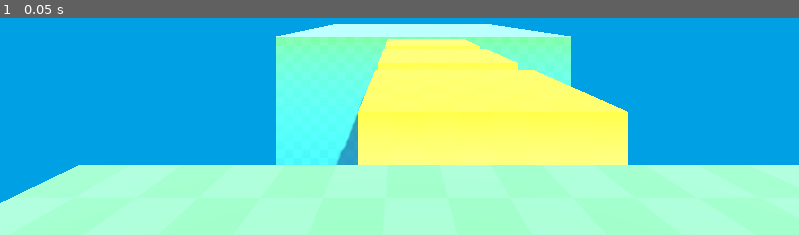
Above: before the commit, frame 1.
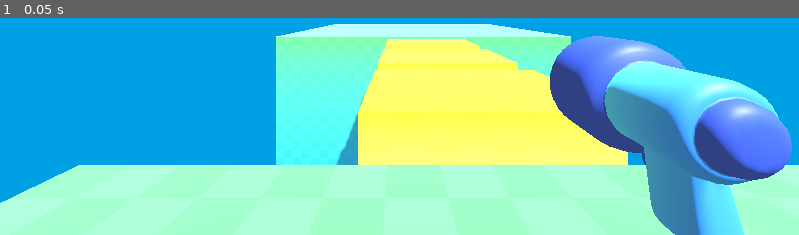
Above: after the commit, the same moment.

Repository: nesherson/survivor-arena-fps
Game: Godot game, scene res://level/temporary_level.tscn
The game is run twice, just before and just after one commit, with the same random seed, the same clock (stepped at 60 frames per second) and the same inputs. Before the commit the project has no main scene; this scene is started directly in both runs.
Inputs:
- Up to frame 1 (0.05 s): no input

The runs differ from the first frame. In frame 1, 16% of the frame differs, in the area x 68-100%, y 8-100%.

Commit message:
Add gun to the player

Diff:
--- a/project.godot
+++ b/project.godot
@@ -11,5 +11,6 @@
 [application]
 
 config/name="Survivor Arena FPS"
+run/main_scene="uid://dp7sxe5xl5shk"
 config/features=PackedStringArray("4.4", "Forward Plus")
 config/icon="res://icon.svg"
--- a/scenes/player/player.tscn
+++ b/scenes/player/player.tscn
@@ -1,11 +1,8 @@
-[gd_scene load_steps=4 format=3 uid="uid://c6eftswfesm4c"]
+[gd_scene load_steps=3 format=3 uid="uid://c6eftswfesm4c"]
+
+[ext_resource type="PackedScene" uid="uid://c3jwe24smtgn2" path="res://player/simple_gun/gun_model.glb" id="1_8afob"]
 
 [sub_resource type="CapsuleShape3D" id="CapsuleShape3D_x7p2l"]
-
-[sub_resource type="CapsuleMesh" id="CapsuleMesh_x7p2l"]
-
-[sub_resource type="BoxMesh" id="BoxMesh_x7p2l"]
-size = Vector3(0.3, 0.3, 1)
 
 [node name="CharacterBody3D" type="CharacterBody3D"]
 
@@ -16,11 +13,5 @@
 [node name="Camera3D" type="Camera3D" parent="."]
 transform = Transform3D(1, 0, 0, 0, 1, 0, 0, 0, 1, 0, 1.50122, 0)
 
-[node name="MeshInstance3D" type="MeshInstance3D" parent="."]
-transform = Transform3D(1, 0, 0, 0, 1, 0, 0, 0, 1, 0, 1, 0)
-mesh = SubResource("CapsuleMesh_x7p2l")
-
-[node name="MeshInstance3D2" type="MeshInstance3D" parent="."]
-transform = Transform3D(1, 0, 0, 0, 1, 0, 0, 0, 1, -0.0268264, 1.4479, -0.358292)
-visible = false
-mesh = SubResource("BoxMesh_x7p2l")
+[node name="Gun" parent="Camera3D" instance=ExtResource("1_8afob")]
+transform = Transform3D(-0.356403, 0, 0.0195579, 0, 0.35694, 0, -0.0195579, 0, -0.356403, 0.455809, -0.177829, -0.513572)
